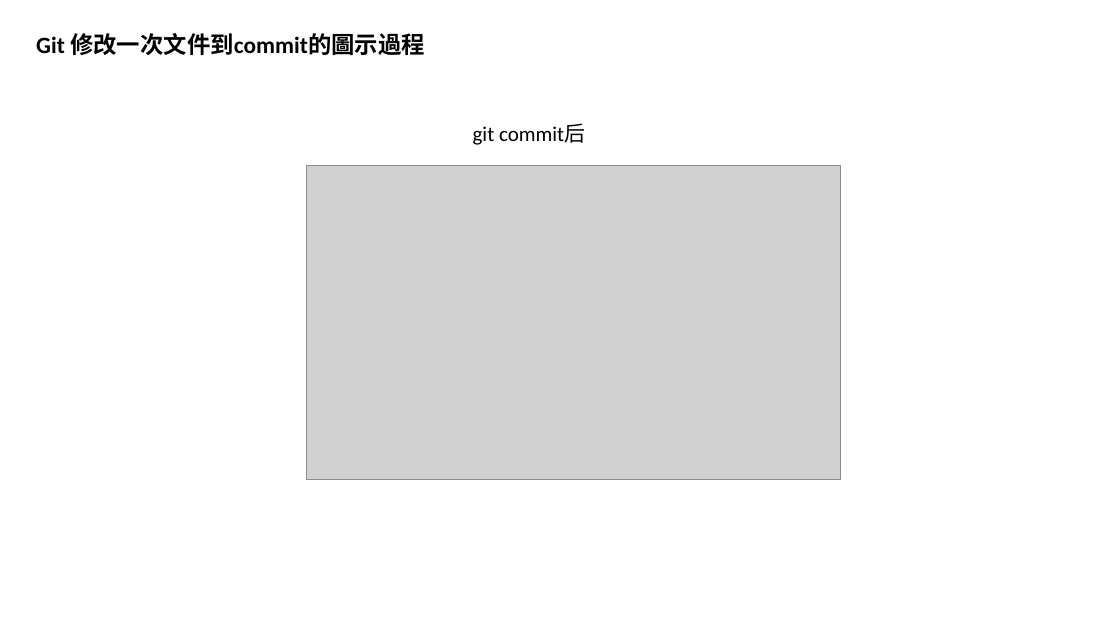
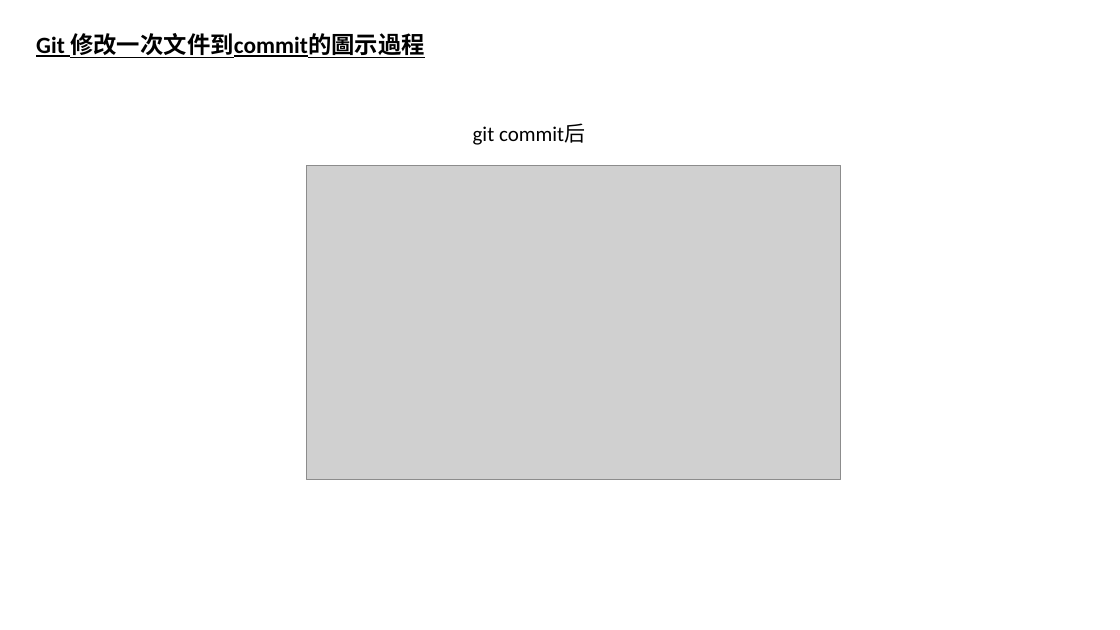
Before and after one commit to luchaojun/ChaojunStudy, a slide deck: slide 11 of GitStudy/GitStudy.pptx. Drawn at 1120x630 pixels with LibreOffice and Linux fonts; fonts in the diff are those of the drawing; grey boxes stand for pictures. Boxes give left, top, right and bottom in pixels: in the first picture for what was removed or moved away, otherwise in the second. Text is boxed around its words. In the diff, an @@ line names an element or a change of style, - is before the commit and + after.

```diff
--- a/GitStudy/GitStudy.pptx
+++ b/GitStudy/GitStudy.pptx
@@ text "Git 修改一次文件到commit的圖示過程" at (x1=36, y1=33, x2=425, y2=58): underline on @@
```
Also in this commit, not shown: 8 other slides changed.
